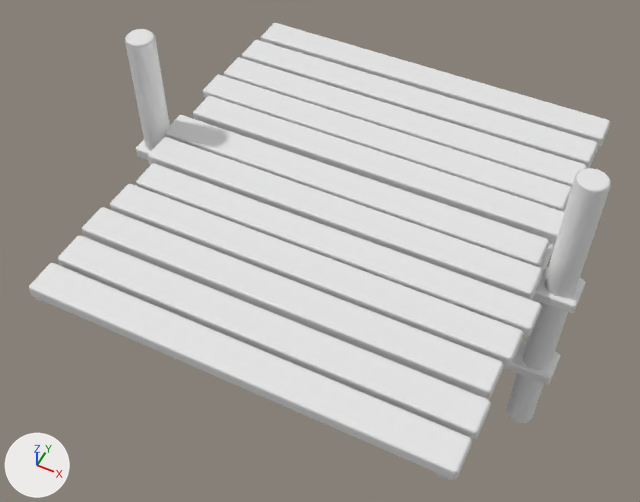
The FBX model CrashCourse/Assets/ART_Assets/Platforms/Wide/M_Wide_Long_High_2.fbx as it was, and as the next commit left it.
Rendered twice from a 50 mm camera at (67.36, 21.33, 12.72) aimed at (62.7, 30.65, 1.06). The axes (+X, +Y, +Z) are drawn at lower left. The lights are the same throughout. The older version comes first. Where no turn or scale is listed for an object, it has been applied to the vertices.

Objects in the first picture: 'M_Wide_Long_High_2'.
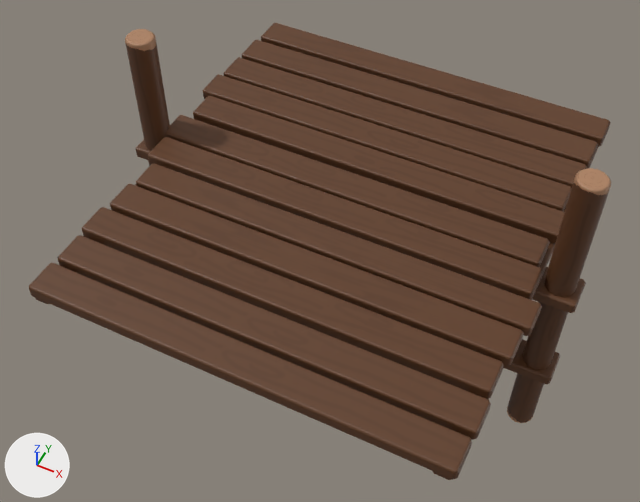
What changed in the scene script:
```text
Add img_row_3_uv_png:
    img_row_3_uv_png = load_image('Row_3_UV.png', '../Textures/Row_3_UV.png', 1024, 1024, 'sRGB')
Add mat_row_3:
    mat_row_3 = principled_material('Row_3')
    mat_row_3.texture = img_row_3_uv_png
Change me_cube_713:
    where me_cube_713.from_pydata(...)  # 512 vertices, 516 faces; spans x -4.11..4.09, y -3.92..4.03, z -4.07..2.03
    add me_cube_713.materials.append(mat_row_3)  # picture img_row_3_uv_png
```

Boxes [x1, y1, x2, y2] around the edits, measured in the pictures (640 x 502 px):
'M_Wide_Long_High_2', recoloured (white to brown): [29, 23, 611, 480] in both
